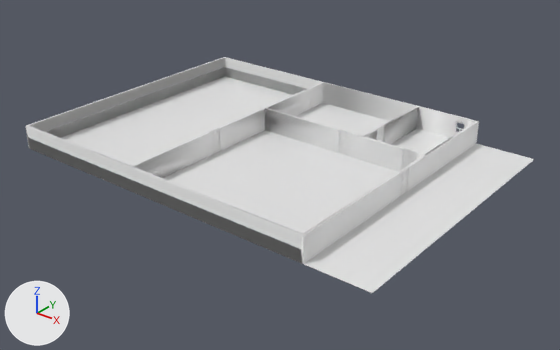
The FBX model Assets/Interior/Playground/SM_Playground.fbx, before and after one commit.
One viewpoint serves both versions: a camera (50 mm lens) standing at (40.0, -45.9, 26.5) and looking at (3.9, -0.9, -1.4). The axes (+X, +Y, +Z) are drawn at lower left. The lights are the same throughout. Where no turn or scale is listed for an object, it has been applied to the vertices.

In view in the first picture: 'Cube', 'Door 1', 'Door 2', 'Door 3', 'Door 4', 'Door 5', 'Plane', 'Window'.
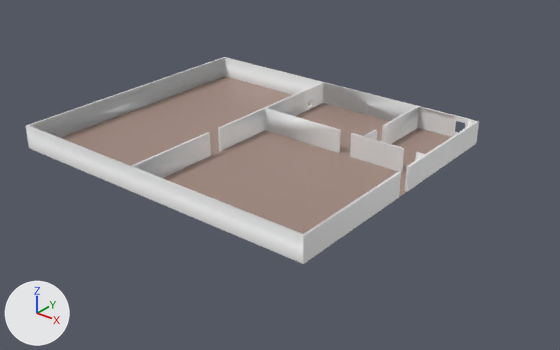
Where the change shows, as pixel boxes [x1, y1, x2, y2] in the pictures (560 x 350 px):
```json
{"object": "Plane", "change": "recoloured, reshaped", "before": [61, 76, 534, 293], "after": [61, 76, 451, 234]}
{"object": "Door 2", "change": "deleted", "before": [339, 129, 352, 156]}
{"object": "Door 4", "change": "deleted", "before": [209, 127, 220, 155], "faces in mat_material_015 (white #e7e7e7)": [209, 128, 220, 155]}
{"object": "Door 1", "change": "deleted", "before": [402, 148, 417, 169]}
{"object": "Door 3", "change": "deleted", "before": [399, 166, 408, 196], "faces in mat_material_006 (white #e7e7e7)": [399, 166, 408, 196]}
{"object": "Door 5", "change": "deleted", "before": [376, 125, 384, 142]}
{"object": "Window", "change": "deleted", "before": [454, 121, 465, 133]}
{"part": 1, "of": "me_cube_005", "change": "cut back", "before": [265, 107, 455, 172], "after": [265, 107, 425, 172]}
```

The change, as JSON lines over the scene's bpy script:
```json
{"op": "add", "block": "mat_material", "code": ["mat_material = principled_material('Material')", "mat_material.base_color = (0.356, 0.25, 0.212)  # beige #a1897f", "mat_material.roughness = 0.4"]}
{"block": "me_cube_005", "where": "# used by ob_cube; location = (0.0, 0.0, 0.0)"}
{"op": "remove", "block": "me_cube_005", "code": "me_cube_005.from_pydata(...)  # 152 vertices, 156 faces; spans x -14.0..15.0, y -12.3..12.2, z 0.0..2.0"}
{"op": "add", "block": "me_cube_005", "code": "me_cube_005.from_pydata(...)  # 152 vertices, 123 faces; spans x -14.0..15.0, y -12.3..12.2, z 0.0..2.0"}
{"block": "me_cube_005", "change": "me_cube_005 part 1"}
{"block": "me_cube_005", "change": "55 faces are deleted"}
{"block": "me_cube_005", "change": "22 new faces join them"}
{"op": "add", "block": "me_cube_005", "code": "me_cube_005.materials.append(mat_material_001)  # white #e7e7e7"}
{"block": "me_plane", "where": "me_plane.from_pydata(...)  # 4 vertices, 1 face; spans x -14.0..20.1, y -12.3..12.2, z 0.0"}
{"block": "me_plane", "where": "# used by ob_plane; location = (0.0, 0.0, 0.0)"}
{"block": "me_plane", "change": "me_plane part 2"}
{"op": "set", "path": "me_plane.vertices[1].co", "old": "(20.1, -12.3, 0.0)", "new": "(15.0, -12.3, 0.0)", "note": "pixel (372, 293) -> pixel (303, 264)"}
{"op": "set", "path": "me_plane.vertices[3].co", "old": "(20.1, 12.2, 0.0)", "new": "(15.0, 12.2, 0.0)", "note": "pixel (534, 159) -> pixel (476, 143)"}
{"op": "add", "block": "me_plane", "code": "me_plane.materials.append(mat_material)  # beige #a1897f"}
{"op": "remove", "block": "ob_door_3", "code": ["ob_door_3 = bpy.data.objects.new('Door 3', me_cube_003)", "ob_door_3.location = (14.9, 0.0, 0.0)", "ob_door_3.rotation_euler = (-3.142, 0.0, 0.0)  # degrees (-180, 0, 0)", "ob_door_3.scale = (-0.0301, -1.0, -1.8)"]}
{"op": "remove", "block": "ob_door_4", "code": ["ob_door_4 = bpy.data.objects.new('Door 4', me_cube_004)", "ob_door_4.location = (-1.1, -3.21, 0.0)", "ob_door_4.rotation_euler = (-3.142, 0.0, 0.0)  # degrees (-180, 0, 0)", "ob_door_4.scale = (-0.0301, -1.0, -1.8)"]}
{"op": "remove", "block": "ob_door_1", "code": ["ob_door_1 = bpy.data.objects.new('Door 1', me_cube_001)", "ob_door_1.location = (13.5, 3.3, 0.0)", "ob_door_1.rotation_euler = (-3.142, 0.0, 1.571)  # degrees (-180, 0, 90)", "ob_door_1.scale = (-0.0301, -1.0, -1.8)"]}
{"op": "remove", "block": "ob_door_2", "code": ["ob_door_2 = bpy.data.objects.new('Door 2', me_cube_002)", "ob_door_2.location = (7.5, 3.3, 0.0)", "ob_door_2.rotation_euler = (-3.142, 0.0, 1.571)  # degrees (-180, 0, 90)", "ob_door_2.scale = (-0.0301, -1.0, -1.8)"]}
{"op": "remove", "block": "ob_door_5", "code": ["ob_door_5 = bpy.data.objects.new('Door 5', me_cube_007)", "ob_door_5.location = (9.25, 5.75, 0.0)", "ob_door_5.rotation_euler = (-3.142, 0.0, 0.0)  # degrees (-180, 0, 0)", "ob_door_5.scale = (-0.0301, -1.0, -1.8)"]}
{"op": "remove", "block": "ob_window", "code": ["ob_window = bpy.data.objects.new('Window', me_cube_006)", "ob_window.location = (13.4, 12.1, 0.87)"]}
```
